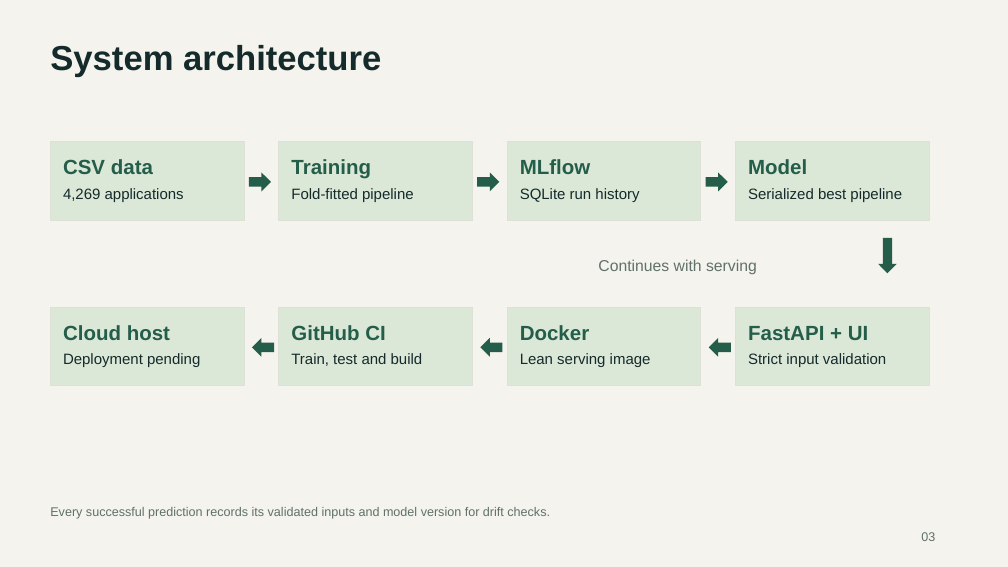
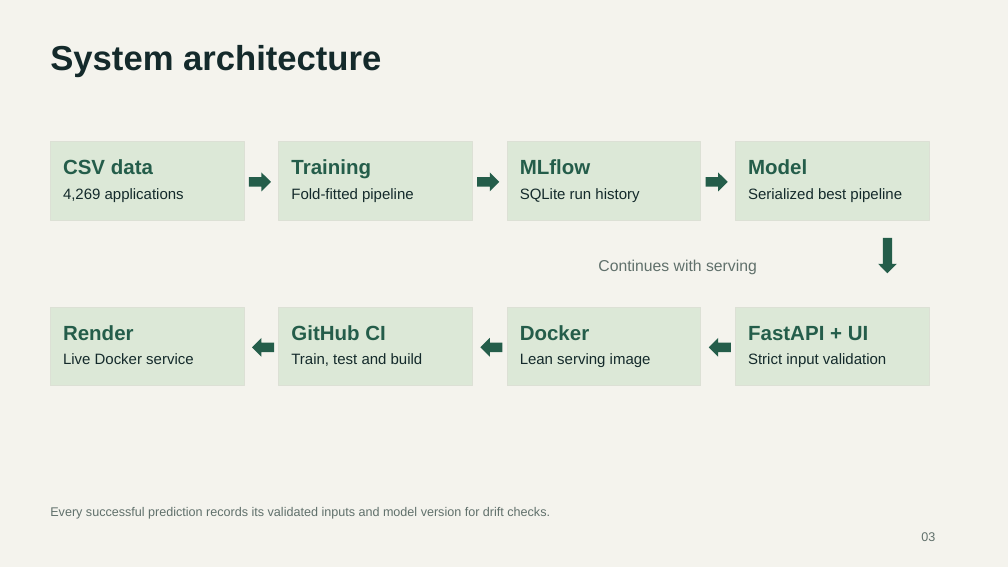
Before and after one commit to Puneet-gulia/loan-approval-mlops, a slide deck: slide 3 of docs/Loan_Approval_Presentation.pptx. Drawn at 1008x567 pixels with LibreOffice and Linux fonts; fonts in the diff are those of the drawing. Boxes give left, top, right and bottom in pixels: in the first picture for what was removed or moved away, otherwise in the second. Text is boxed around its words. In the diff, an @@ line names an element or a change of style, - is before the commit and + after.

Commit message:
Update submission documents with live links and verification results

```diff
--- a/docs/Loan_Approval_Presentation.pptx
+++ b/docs/Loan_Approval_Presentation.pptx
@@ text at (63,325,134,340): text changed @@
-Cloud host
+Render
@@ text at (63,353,193,364): text changed @@
-Deployment pending
+Live Docker service
```
Also in this commit, not shown: 3 other slides changed, 1 slide added, 1 slide removed, 1 other file.
